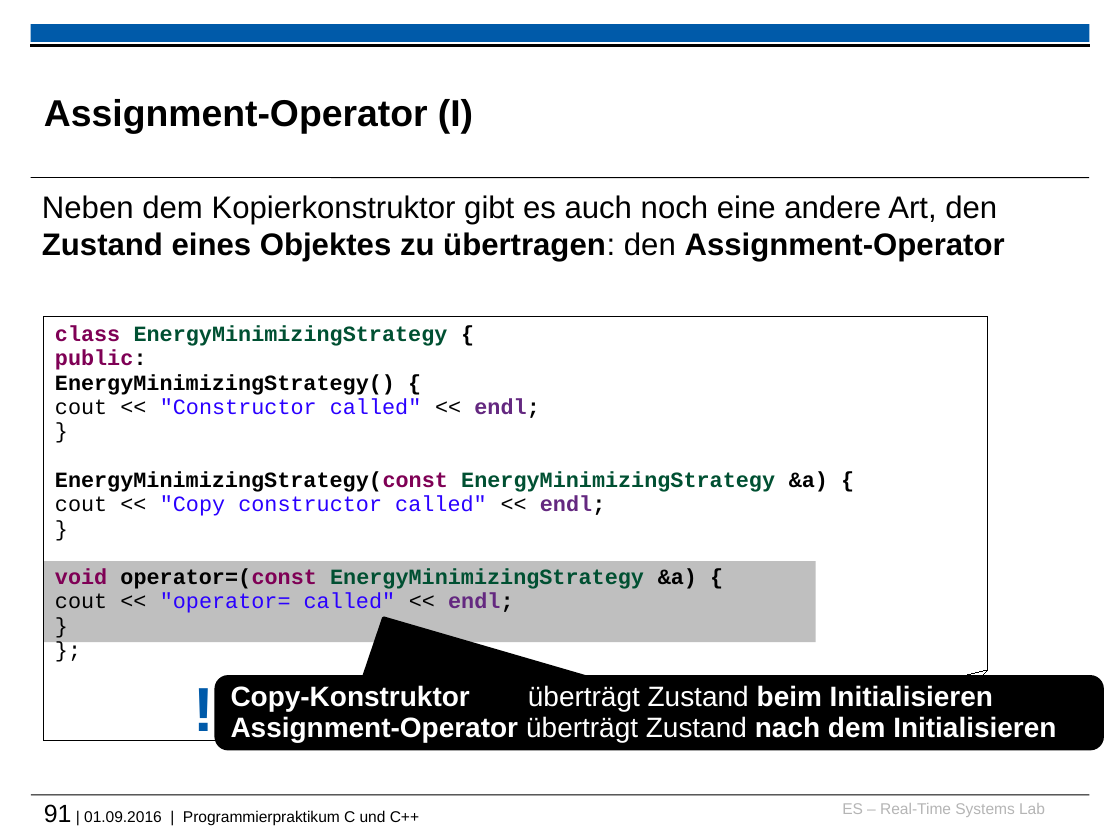
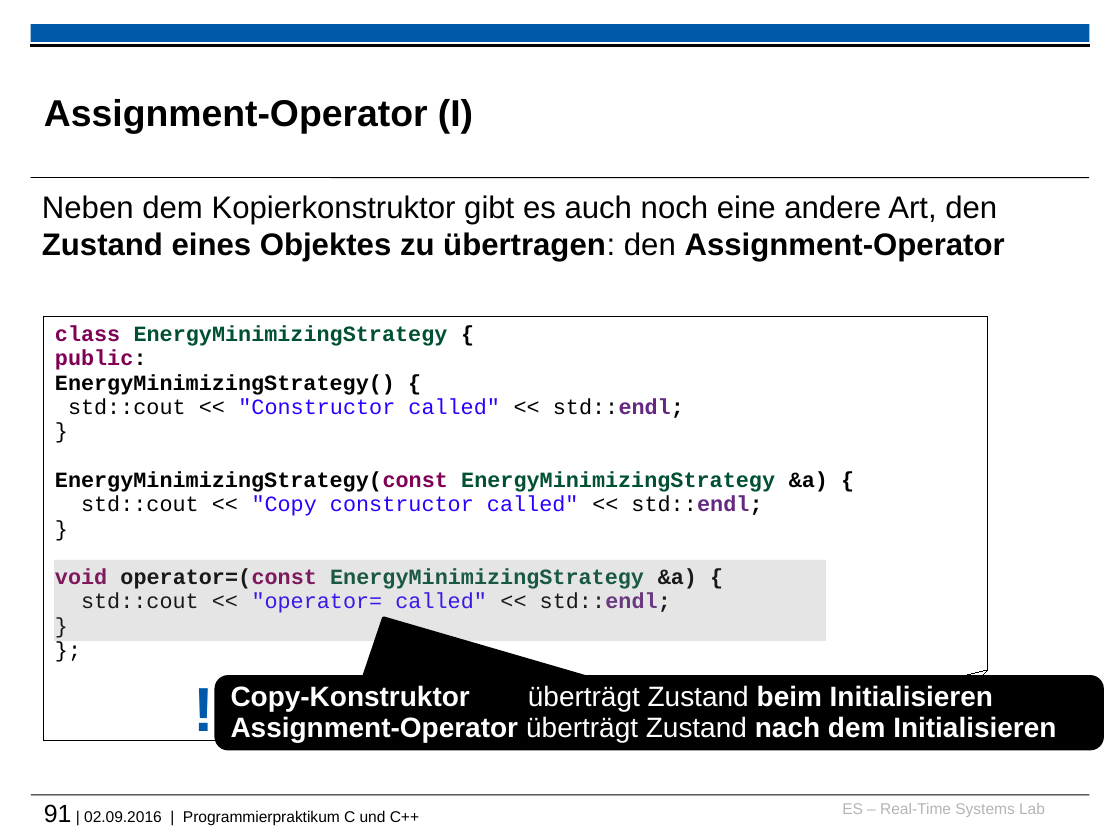
Before and after one commit to h82k/tud-cppp, a slide deck: slide 91 of cppp_lecture.pptx. Drawn at 1120x840 pixels with LibreOffice and Linux fonts; fonts in the diff are those of the drawing; background and template pictures are left out. Boxes give left, top, right and bottom in pixels: in the first picture for what was removed or moved away, otherwise in the second. Text is boxed around its words. In the diff, an @@ line names an element or a change of style, - is before the commit and + after.

```diff
--- a/cppp_lecture.pptx
+++ b/cppp_lecture.pptx
@@ text in folded corner at box(68, 398, 684, 418): text changed; text colour #2A00FF to #000000 @@
-cout << "Constructor called" << endl;
+std::cout << "Constructor called" << std::endl;
@@ text in folded corner at box(81, 496, 762, 516): text changed @@
-cout << "Copy constructor called" << endl;
+std::cout << "Copy constructor called" << std::endl;
@@ rectangle: place and size @@
-rectangle at box(44, 561, 815, 642)
+rectangle at box(54, 560, 825, 641)
@@ rectangle at box(54, 560, 825, 641): fill #BFBFBF to #7F7F7F at 20% opacity @@
@@ text in folded corner at box(81, 593, 671, 613): text changed; text colour #2A00FF to #000000 @@
-cout << "operator= called" << endl;
+std::cout << "operator= called" << std::endl;
@@ text at box(44, 804, 419, 825): text changed @@
-91 | 01.09.2016 | Programmierpraktikum C und C++
+91 | 02.09.2016 | Programmierpraktikum C und C++
```
Also in this commit, not shown: 68 other slides changed, 2 slides added, 2 other files.
